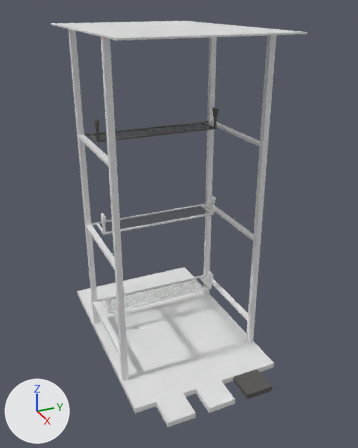
What one commit did to the Blender file sourceModels/RopaStorageBase.blend.
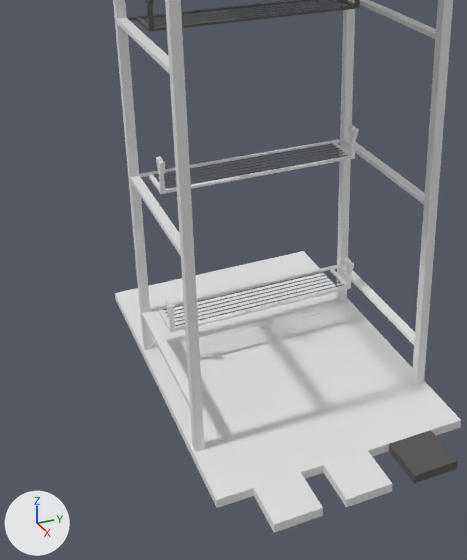
Old and new are each drawn whole from a 50 mm camera at (16.02, -6.56, 12.48) aimed at (0.97, 0.21, 4.95) and again close up on the part from 3% to 78% of the width and 28% to 99% of the height. Every picture has the same lights, and +X, +Y and +Z are marked at lower left.

Names of what the first close-up shows: 'Connector.002', 'Connector2', 'Cube', 'Cube.001', 'Cube.002', 'Cube.003', 'Cube.004', 'Cube.006', 'Cube.008', 'Cube.009', 'Seitenstange.008', 'Seitenstange.009', 'Seitenstange.010', 'Seitenstange.011', 'Seitenstange.014', 'TriggerPlate1', 'TriggerPlate2', 'TriggerPlate3', 'einlage1.001', 'storage'.
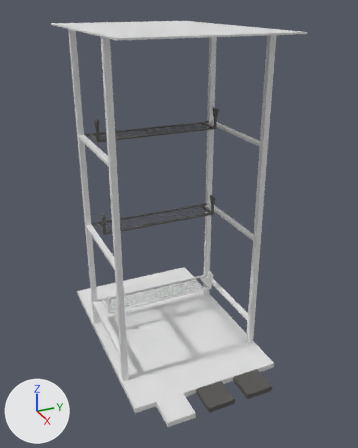
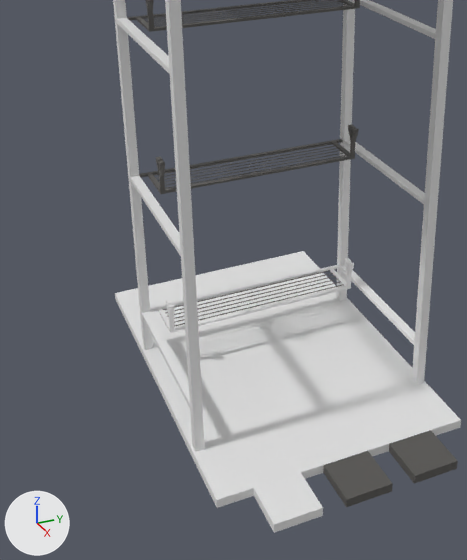
Commit message: Fach 2 und trigger 2 mit colormat2: grün

Boxes [x1, y1, x2, y2] around the edits, measured in the close-ups (467 x 560 px):
'TriggerPlate2', recoloured (white to grey): [323, 451, 393, 507] in both
'Connector.002', recoloured: [165, 156, 351, 193] in both
'Seitenstange.008', recoloured: [148, 174, 165, 194] in both
'Seitenstange.009', recoloured: [332, 142, 355, 159] in both
'Seitenstange.011', recoloured: [159, 176, 165, 192] in both
'Seitenstange.014', recoloured: [350, 142, 355, 157] in both
'Seitenstange.010', recoloured: [159, 165, 165, 177] in both
'einlage1.001', recoloured: [156, 156, 165, 166] in both
part 1 of me_cube_014, built on: [139, 139, 343, 177] in both

What changed in the scene script:
```text
Change me_cube_014:
    where me_cube_014.from_pydata(...)  # 8 vertices, 6 faces; spans x -0.05..0.05, y -2.61..2.61, z -0.03..0.03
    used by ob_connector2; parent = ob_movingparts; location = (-1.3, 0.0, 4.5)
    verts and faces of me_cube_014; kept vertices keep their numbers, new ones are numbered from 8
    before: 0 (-0.05, -2.61, -0.03), 1 (-0.05, -2.61, 0.03), 2 (-0.05, 2.61, -0.03), 3 (-0.05, 2.61, 0.03), 4 (0.05, -2.61, -0.03)
    before: 5 (0.05, -2.61, 0.03), 6 (0.05, 2.61, -0.03), 7 (0.05, 2.61, 0.03)
    me_cube_014 part 1
    add delete_faces([(0, 1, 3, 2), (4, 6, 7, 5), (0, 2, 6, 4), (1, 5, 7, 3)])
    add for new, old in zip([*range(8, 12)], [2, 3, 6, 7]): verts[new] = verts[old] + (0.0, -0.25, 0.0)
    add for new, old in zip([*range(12, 16)], [0, 1, 4, 5]): verts[new] = verts[old] + (0.0, 0.25, 0.0)
    add faces += [(2, 8, 9, 3), (4, 14, 15, 5), (0, 12, 14, 4), (1, 5, 15, 13), (3, 9, 11, 7), (2, 6, 10, 8)]
    add faces += [(6, 7, 11, 10), (8, 12, 13, 9), (0, 1, 13, 12), (9, 13, 15, 11), (8, 10, 14, 12), (10, 11, 15, 14)]
    add me_cube_014.materials.append(mat_base_mat)  # dark grey #595755
Change me_cube_016:
    where me_cube_016.from_pydata(...)  # 42 vertices, 23 faces; spans x -0.157..0.157, y -0.05..0.05, z -0.02..0.05
    add me_cube_016.materials.append(mat_base_mat)  # dark grey #595755
Change me_cube_018:
    where me_cube_018.from_pydata(...)  # 8 vertices, 6 faces; spans x -0.596..0.396, y -0.025..0.075, z -0.025..0.025
    add me_cube_018.materials.append(mat_base_mat)  # dark grey #595755
Change me_cube_019:
    where me_cube_019.from_pydata(...)  # 8 vertices, 6 faces; spans x -0.596..0.396, y -0.025..0.075, z -0.025..0.025
    add me_cube_019.materials.append(mat_base_mat)  # dark grey #595755
Change me_cube_020:
    where me_cube_020.from_pydata(...)  # 8 vertices, 6 faces; spans x -0.088..0.088, y -0.05..0.05, z -0.147..0.147
    add me_cube_020.materials.append(mat_base_mat)  # dark grey #595755
Change me_cube_021:
    where me_cube_021.from_pydata(...)  # 8 vertices, 6 faces; spans x -0.025..0.025, y -0.05..0.05, z -0.18..0.18
    add me_cube_021.materials.append(mat_base_mat)  # dark grey #595755
Change me_cube_024:
    where me_cube_024.from_pydata(...)  # 8 vertices, 6 faces; spans x -0.025..0.025, y -0.05..0.05, z -0.18..0.18
    add me_cube_024.materials.append(mat_base_mat)  # dark grey #595755
Change me_cube_026:
    where me_cube_026.from_pydata(...)  # 8 vertices, 6 faces; spans x -0.05..0.05, y -2.21..2.21, z -0.03..0.03
    add me_cube_026.materials.append(mat_base_mat)  # dark grey #595755
Change me_cube_054:
    where me_cube_054.from_pydata(...)  # 8 vertices, 6 faces; spans x -0.5..0.5, y -0.5..0.5, z -0.1..0.1
    add me_cube_054.materials.append(mat_base_mat)  # dark grey #595755
```
